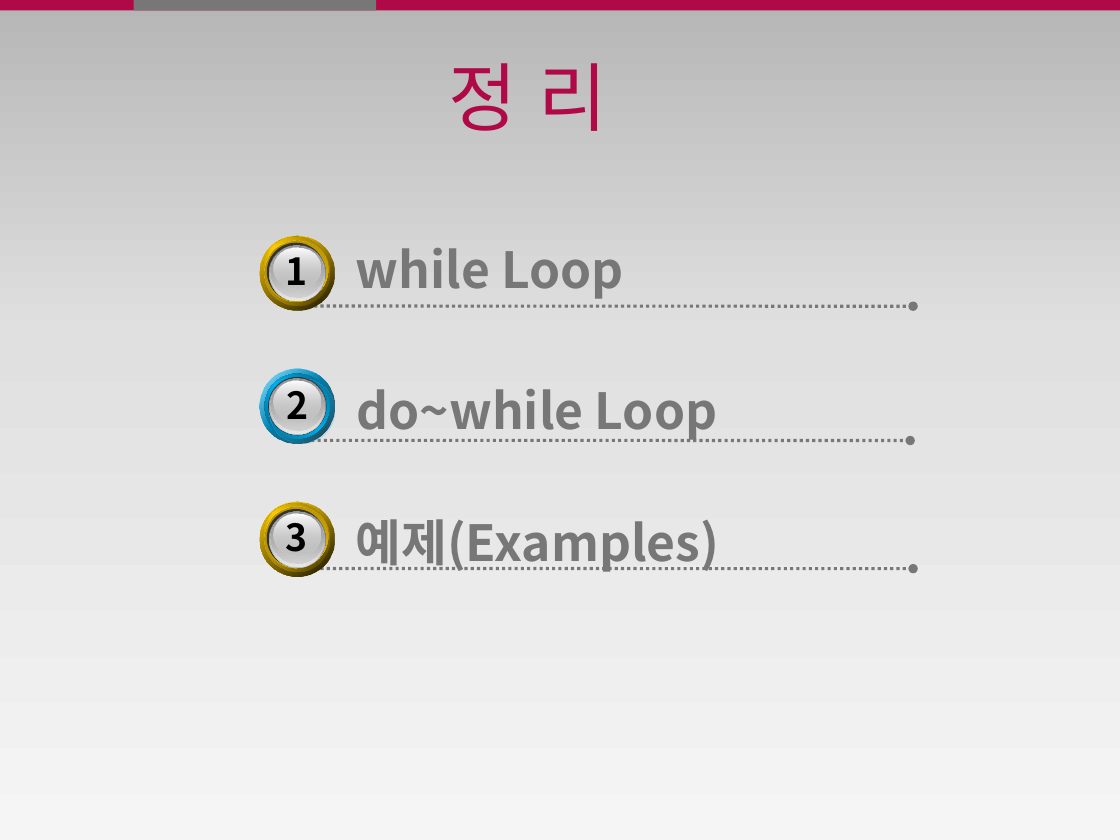
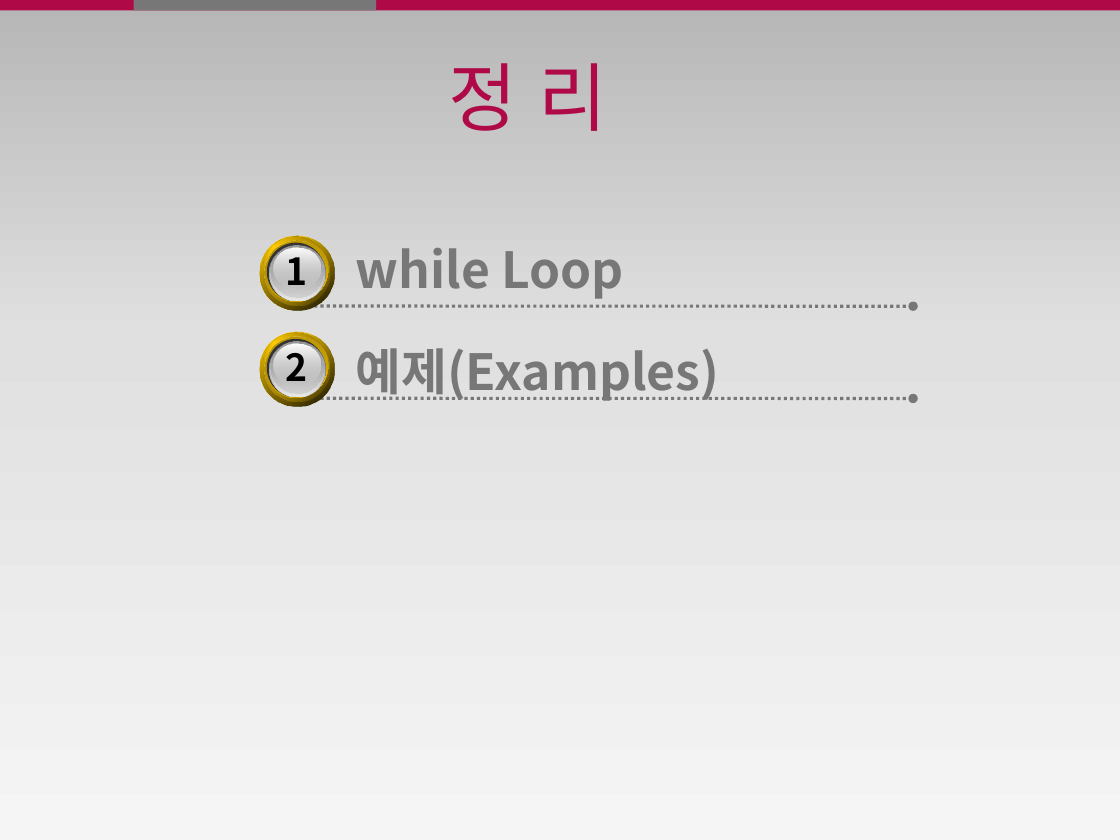
Before and after one commit to JoshWorld/java_ppt, a slide deck: slide 14 of 4일차/4일 2강 반복문 while (Lesson6).pptx (slide 23 before the commit). Drawn at 1120x840 pixels with LibreOffice and Linux fonts; fonts in the diff are those of the drawing. Boxes give left, top, right and bottom in pixels: in the first picture for what was removed or moved away, otherwise in the second. Text is boxed around its words. In the diff, an @@ line names an element or a change of style, - is before the commit and + after.

```diff
--- a/4일차/4일 2강 반복문 while (Lesson6).pptx
+++ b/4일차/4일 2강 반복문 while (Lesson6).pptx
@@ 9 ellipses, 2 texts, 1 arrow: place and size @@
-9 ellipses, 2 texts, 1 arrow at (260, 502, 913, 577)
+9 ellipses, 2 texts, 1 arrow at (260, 332, 913, 407)
@@ text "2": place and size @@
-text "2" at (287, 381, 309, 419)
+text "2" at (286, 343, 308, 381)
@@ group removed at (260, 368, 335, 444): 9 ellipses @@
@@ text removed at (357, 389, 717, 442) @@
-do~while Loop
@@ arrow removed from (287, 440) to (911, 440) @@
@@ text removed at (286, 523, 307, 552) @@
-3
```
Also in this commit, not shown: 1 other slide changed, 1 slide added, 10 slides removed, 1 other file.
